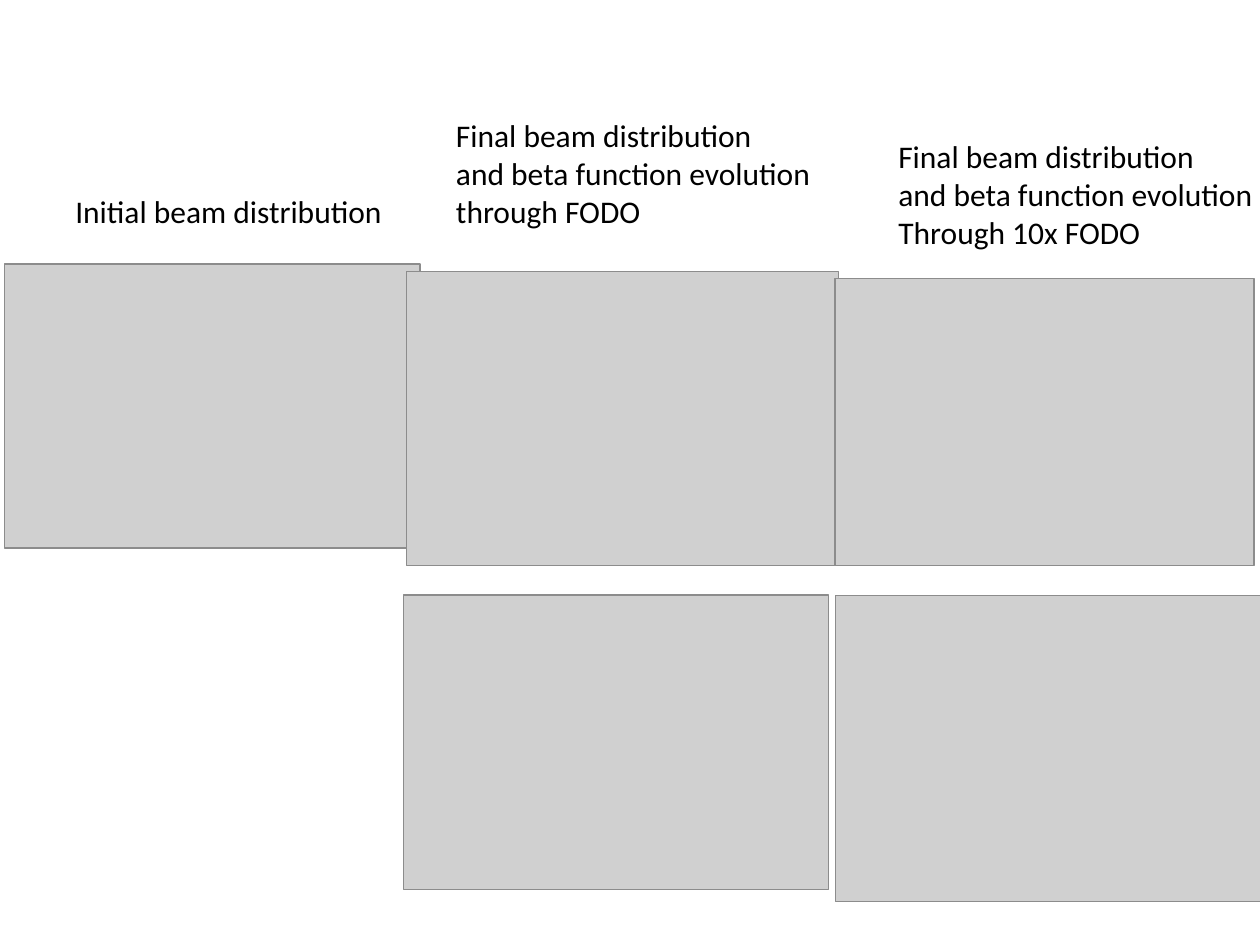
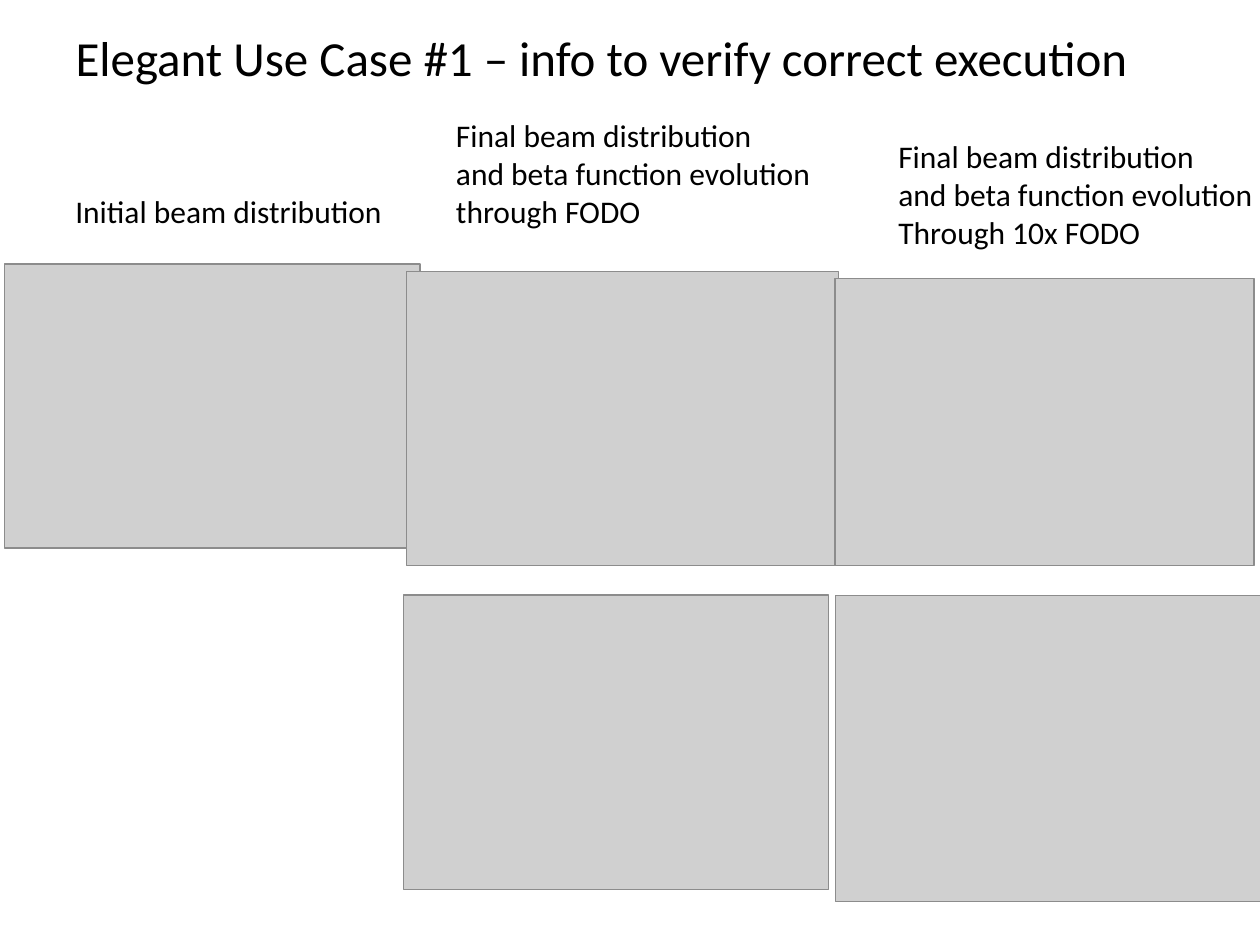
Before and after one commit to aerosadegh/radtrack, a slide deck: slide 2 of use_cases/elegant/simple_fodo/simple_fodo.pptx. Drawn at 1260x945 pixels with LibreOffice and Linux fonts; fonts in the diff are those of the drawing; grey boxes stand for pictures. Boxes give left, top, right and bottom in pixels: in the first picture for what was removed or moved away, otherwise in the second. Text is boxed around its words. In the diff, an @@ line names an element or a change of style, - is before the commit and + after.

Commit message:
Some minor cleanup of use case #1

```diff
--- a/use_cases/elegant/simple_fodo/simple_fodo.pptx
+++ b/use_cases/elegant/simple_fodo/simple_fodo.pptx
@@ title added at (76,42,1127,85), 28 pt, text #000000 @@
+Elegant Use Case #1 – info to verify correct execution
```
Also in this commit, not shown: 1 other slide changed, 1 other file.
